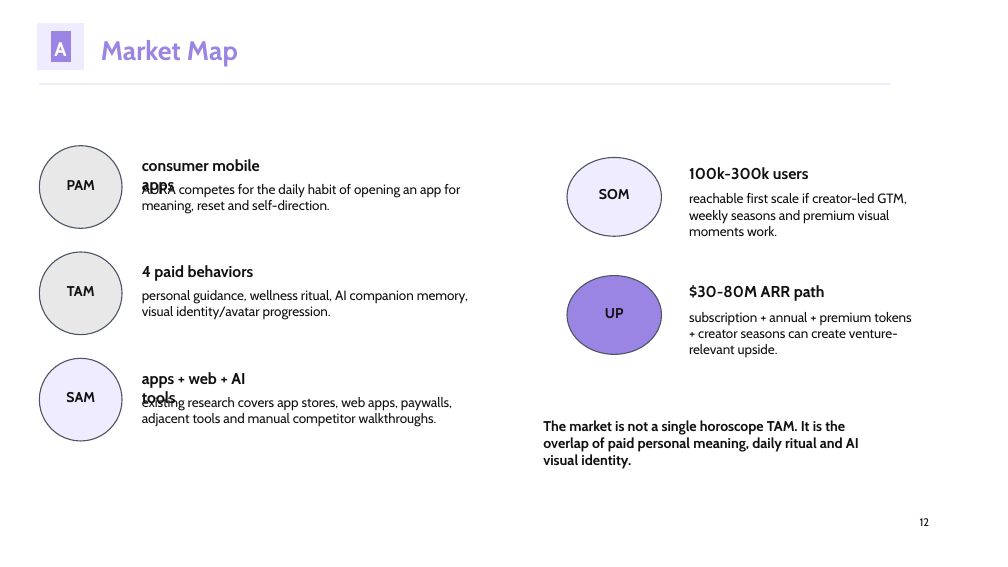
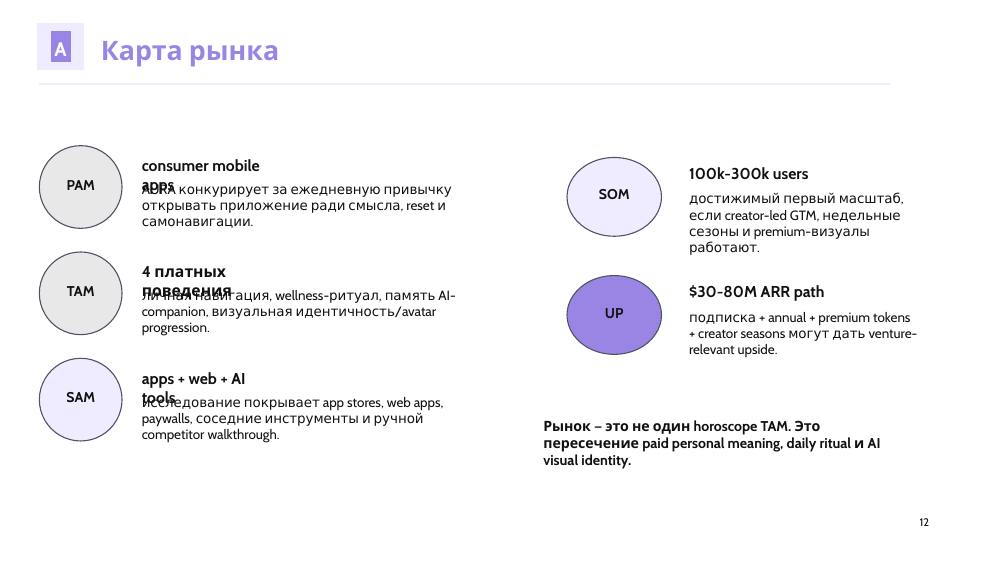
Before and after one commit to kirbudilov01/alina-research, a slide deck: slide 12 of output/pptx/AURA_TRENDVI_STYLE_DECK.pptx. Drawn at 1008x567 pixels with LibreOffice and Linux fonts; fonts in the diff are those of the drawing. Boxes give left, top, right and bottom in pixels: in the first picture for what was removed or moved away, otherwise in the second. Text is boxed around its words. In the diff, an @@ line names an element or a change of style, - is before the commit and + after.

Commit message:
Translate AURA deck to Russian and clarify pricing

```diff
--- a/output/pptx/AURA_TRENDVI_STYLE_DECK.pptx
+++ b/output/pptx/AURA_TRENDVI_STYLE_DECK.pptx
@@ text at (x1=101, y1=41, x2=279, y2=67): text changed @@
-Market Map
+Карта рынка
@@ text at (x1=142, y1=182, x2=452, y2=228): text changed @@
-AURA competes for the daily habit of opening an app for meaning, reset and self-direction.
+AURA конкурирует за ежедневную привычку открывать приложение ради смысла, reset и самонавигации.
@@ text at (x1=689, y1=192, x2=901, y2=239): text changed @@
-reachable first scale if creator-led GTM, weekly seasons and premium visual moments work.
+достижимый первый масштаб, если creator-led GTM, недельные сезоны и premium-визуалы работают.
@@ text at (x1=142, y1=266, x2=232, y2=300): text changed @@
-4 paid behaviors
+4 платных поведения
@@ text at (x1=142, y1=289, x2=455, y2=336): text changed @@
-personal guidance, wellness ritual, AI companion memory, visual identity/avatar progression.
+личная навигация, wellness-ритуал, память AI-companion, визуальная идентичность/avatar progression.
@@ text at (x1=689, y1=312, x2=918, y2=357): text changed @@
-subscription + annual + premium tokens + creator seasons can create venture-relevant upside.
+подписка + annual + premium tokens + creator seasons могут дать venture-relevant upside.
@@ text at (x1=142, y1=396, x2=444, y2=442): text changed @@
-existing research covers app stores, web apps, paywalls, adjacent tools and manual competitor walkthroughs.
+исследование покрывает app stores, web apps, paywalls, соседние инструменты и ручной competitor walkthrough.
@@ text at (x1=543, y1=420, x2=881, y2=469): text changed @@
-The market is not a single horoscope TAM. It is the overlap of paid personal meaning, daily ritual and AI visual identity.
+Рынок — это не один horoscope TAM. Это пересечение paid personal meaning, daily ritual и AI visual identity.
```
Also in this commit, not shown: 35 other slides changed, 2 slides added, 2 slides removed, 4 other files.
